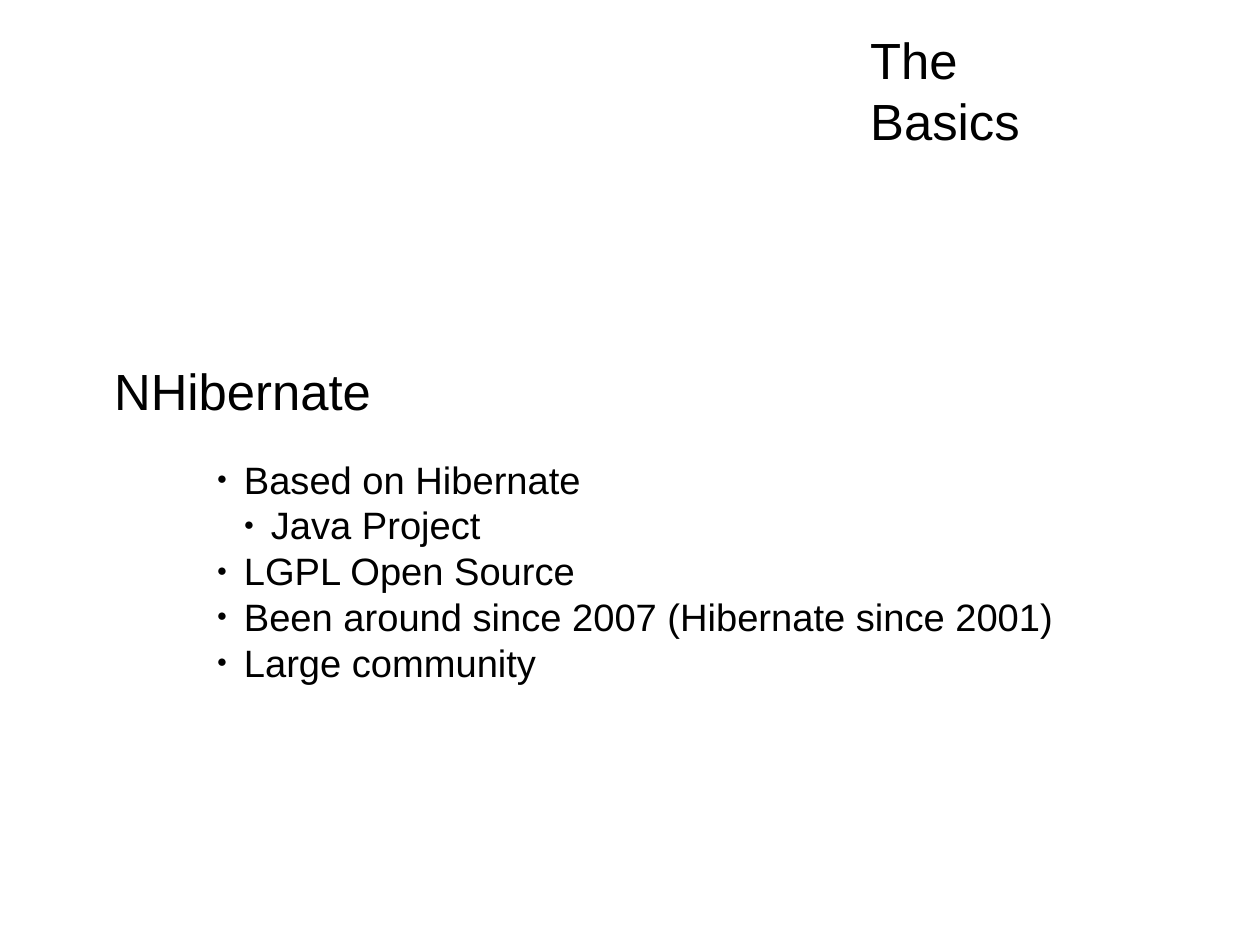
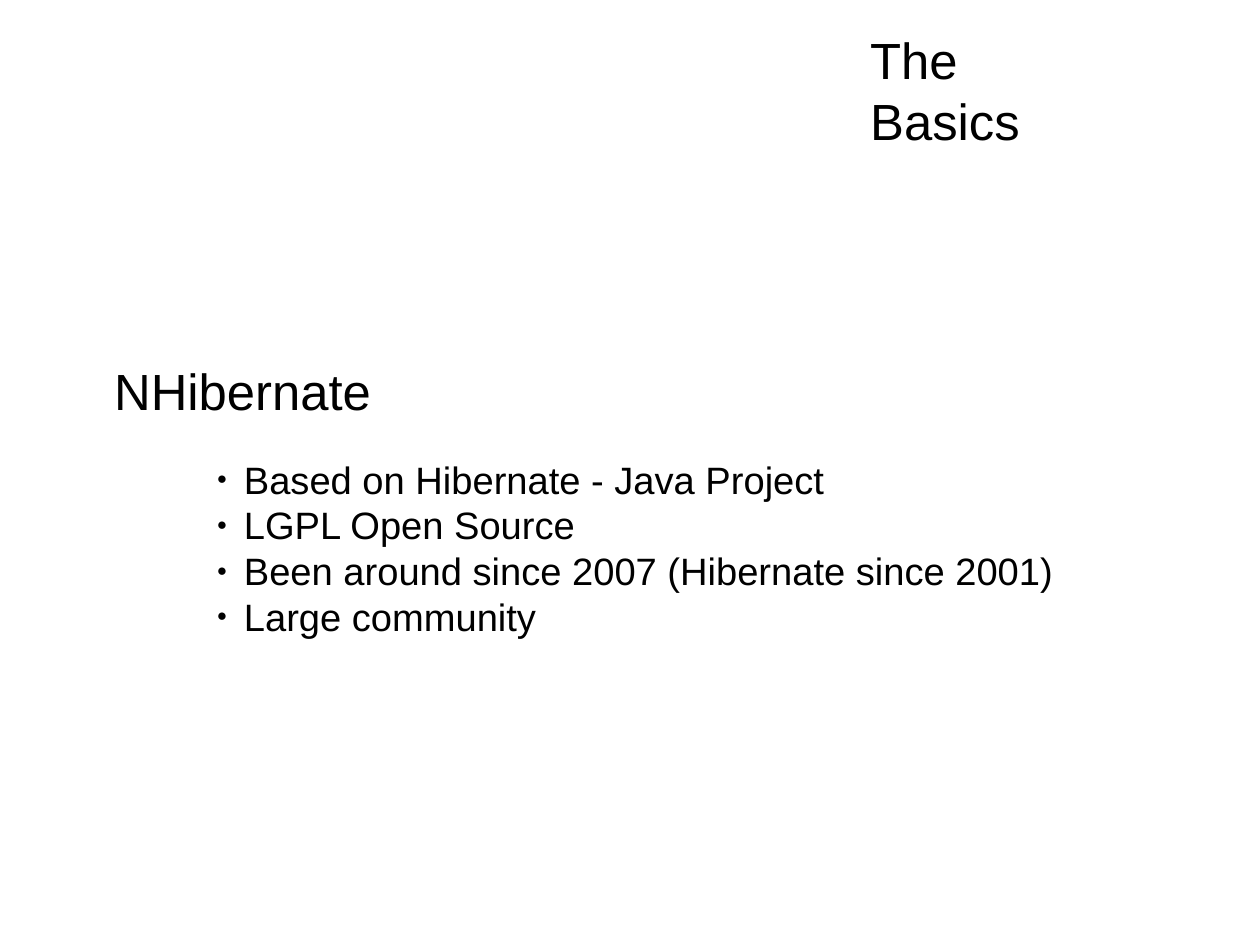
Before and after one commit to mrdrbob/ef-vs-nh, a slide deck: slide 9 of pres/pres.odp. Drawn at 1260x945 pixels with LibreOffice and Linux fonts; fonts in the diff are those of the drawing; background and template pictures are left out. Boxes give left, top, right and bottom in pixels: in the first picture for what was removed or moved away, otherwise in the second. Text is boxed around its words. In the diff, an @@ line names an element or a change of style, - is before the commit and + after.

```diff
--- a/pres/pres.odp
+++ b/pres/pres.odp
@@ text at (244,466,824,502): text changed @@
-● Based on Hibernate
-  ● Java Project
+● Based on Hibernate - Java Project
```
Also in this commit, not shown: 8 other slides changed, 3 slides added, 4 other files.
